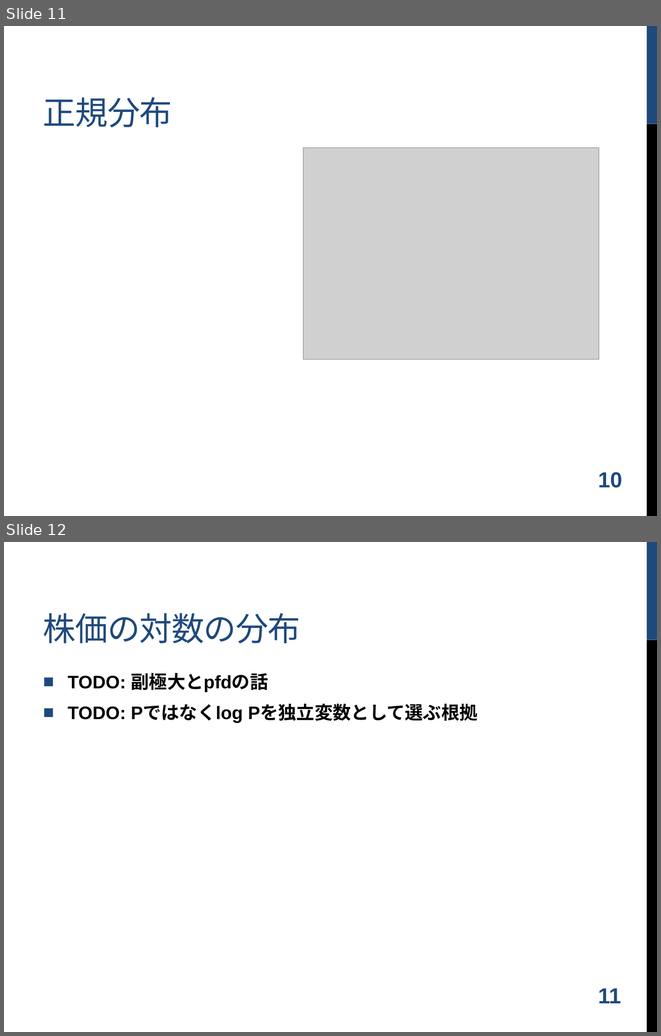
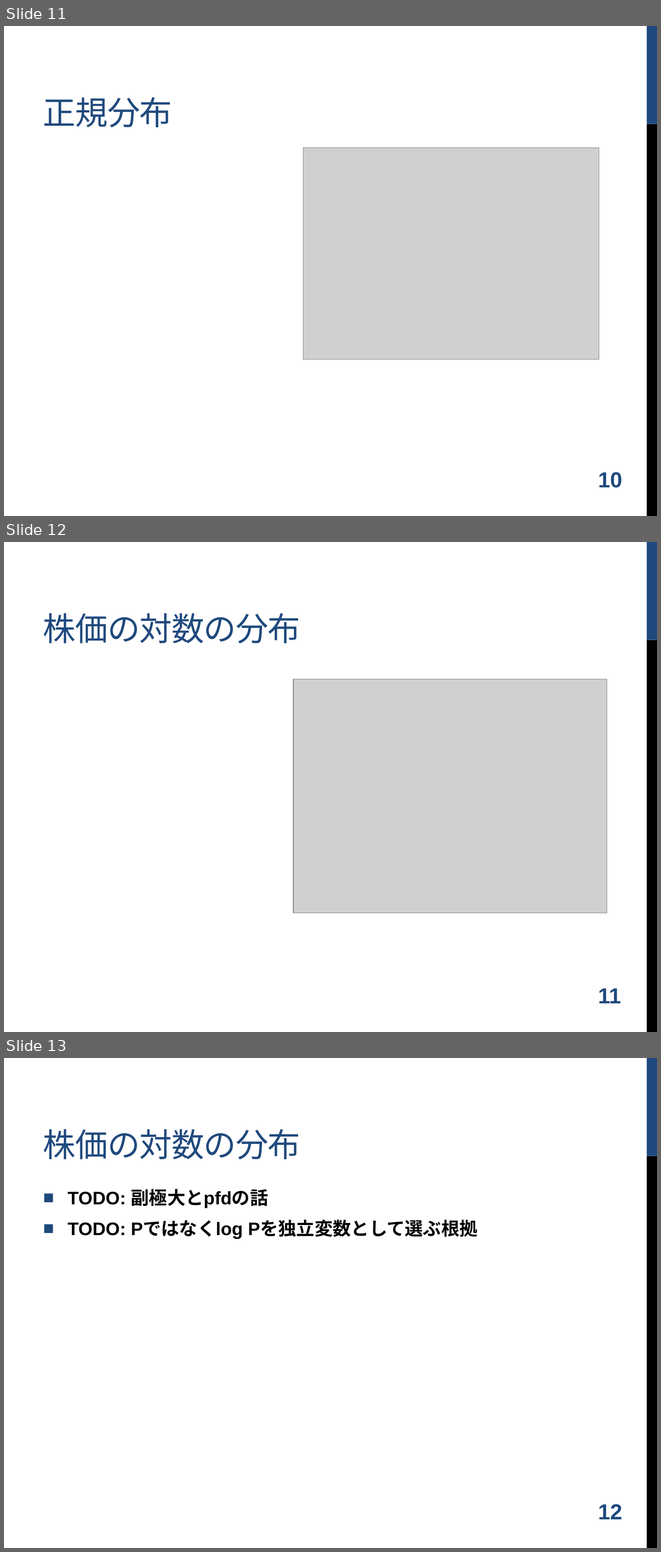
Before and after one commit to shugo/DCW2016, a slide deck: ruby_data_analysis.pptx. Shown one above the other, each under a label of ours: slides 11 and 12 before the commit, slides 11, 12 and 13 after it. The pictures are 661x1036 and 661x1552 pixels, drawn with LibreOffice and Linux fonts; fonts in the diff are those of the drawing; grey boxes stand for pictures; background and template pictures are left out. Boxes give left, top, right and bottom in pixels: in the first picture for what was removed or moved away, otherwise in the second. Text is boxed around its words. In the diff, an @@ line names an element or a change of style, - is before the commit and + after.

```diff
--- a/ruby_data_analysis.pptx
+++ b/ruby_data_analysis.pptx
@@ slide 12 added at box(4, 542, 657, 1032), background #FFFFFF; not listed: 2 template elements that a slide beside it also shows @@
@@ title added at box(43, 613, 300, 643), 36 pt, text #1F497D @@
+株価の対数の分布
@@ picture added at box(293, 679, 607, 913) @@
@@ page number added at box(598, 988, 621, 1003), 24 pt, text #1F497D, bold @@
+11
@@ what was slide 12 is now slide 13 @@
@@ page number at box(598, 1504, 623, 1519): text changed @@
-11
+12
```
Also in this commit, not shown: 1 slide changed, 2 other files.
